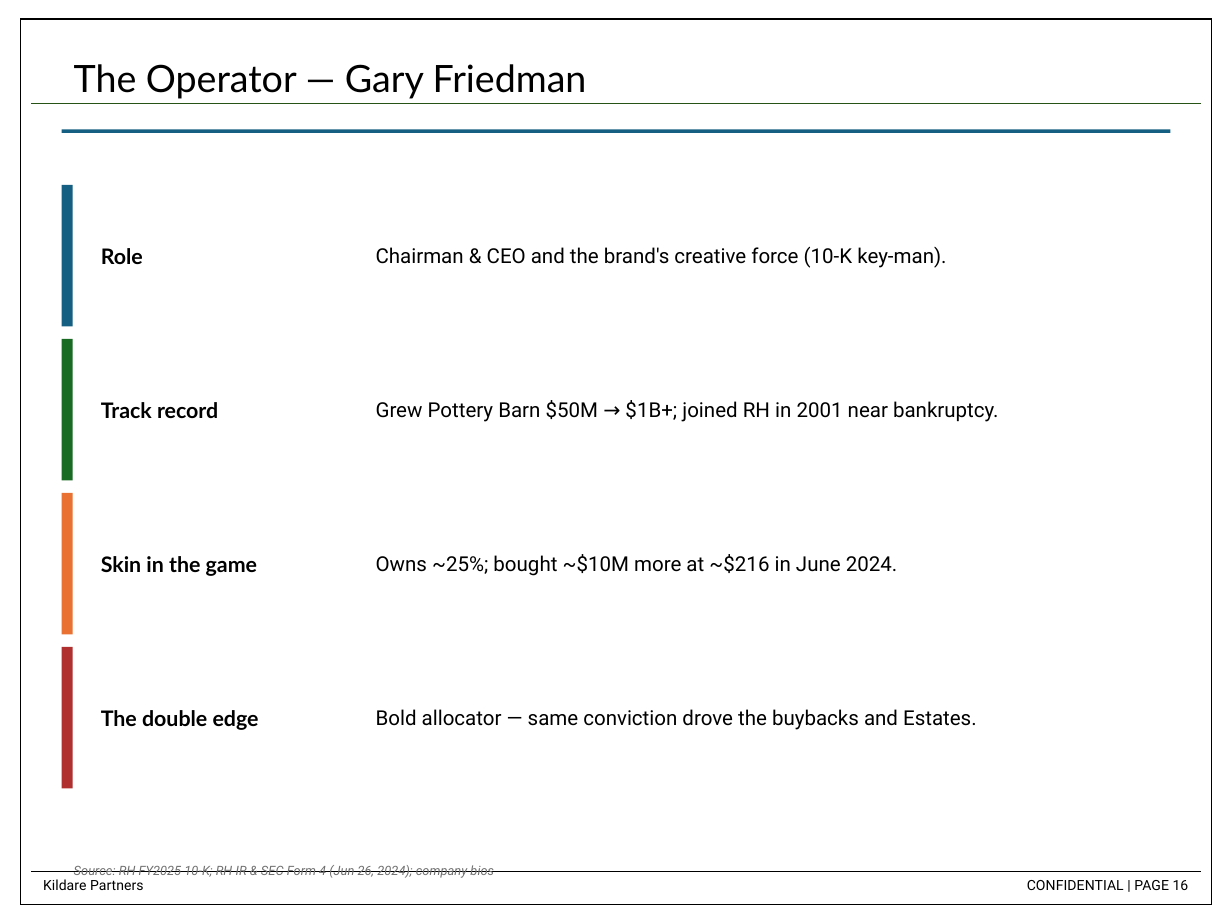
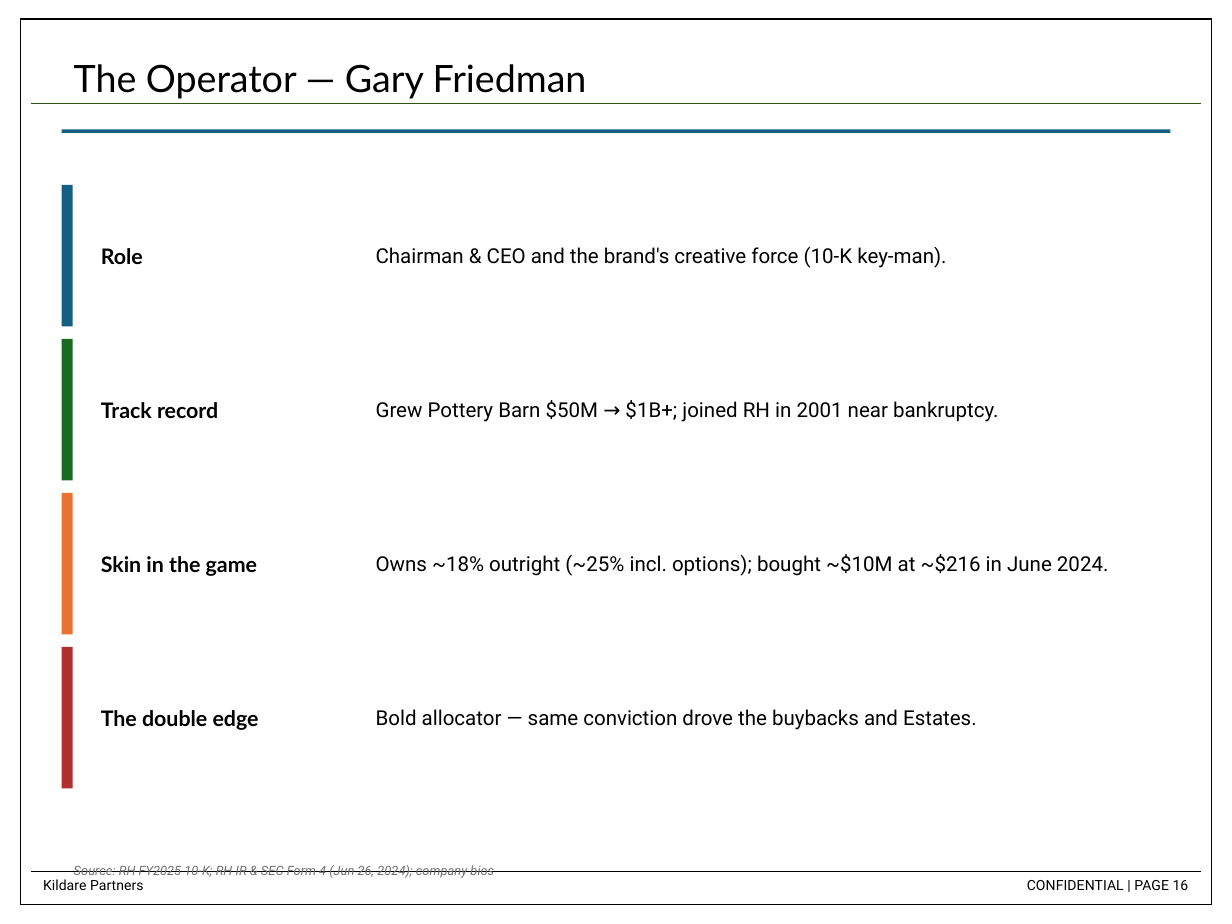
Before and after one commit to dchen88888/Nike-Stock-Pitch, a slide deck: slide 16 of RH_Stock_Pitch_updated.pptx. Drawn at 1232x924 pixels with LibreOffice and Linux fonts; fonts in the diff are those of the drawing. Boxes give left, top, right and bottom in pixels: in the first picture for what was removed or moved away, otherwise in the second. Text is boxed around its words. In the diff, an @@ line names an element or a change of style, - is before the commit and + after.

```diff
--- a/RH_Stock_Pitch_updated.pptx
+++ b/RH_Stock_Pitch_updated.pptx
@@ text at (376,554,1109,576): text changed @@
-Owns ~25%; bought ~$10M more at ~$216 in June 2024.
+Owns ~18% outright (~25% incl. options); bought ~$10M at ~$216 in June 2024.
```
Also in this commit, not shown: 1 other slide changed, 1 other file.
